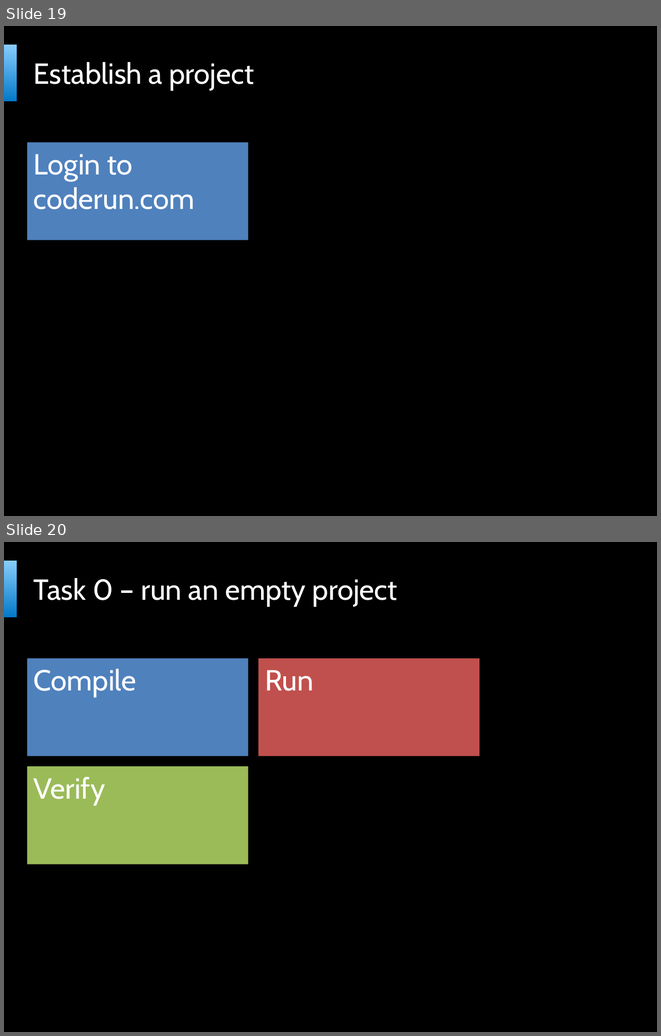
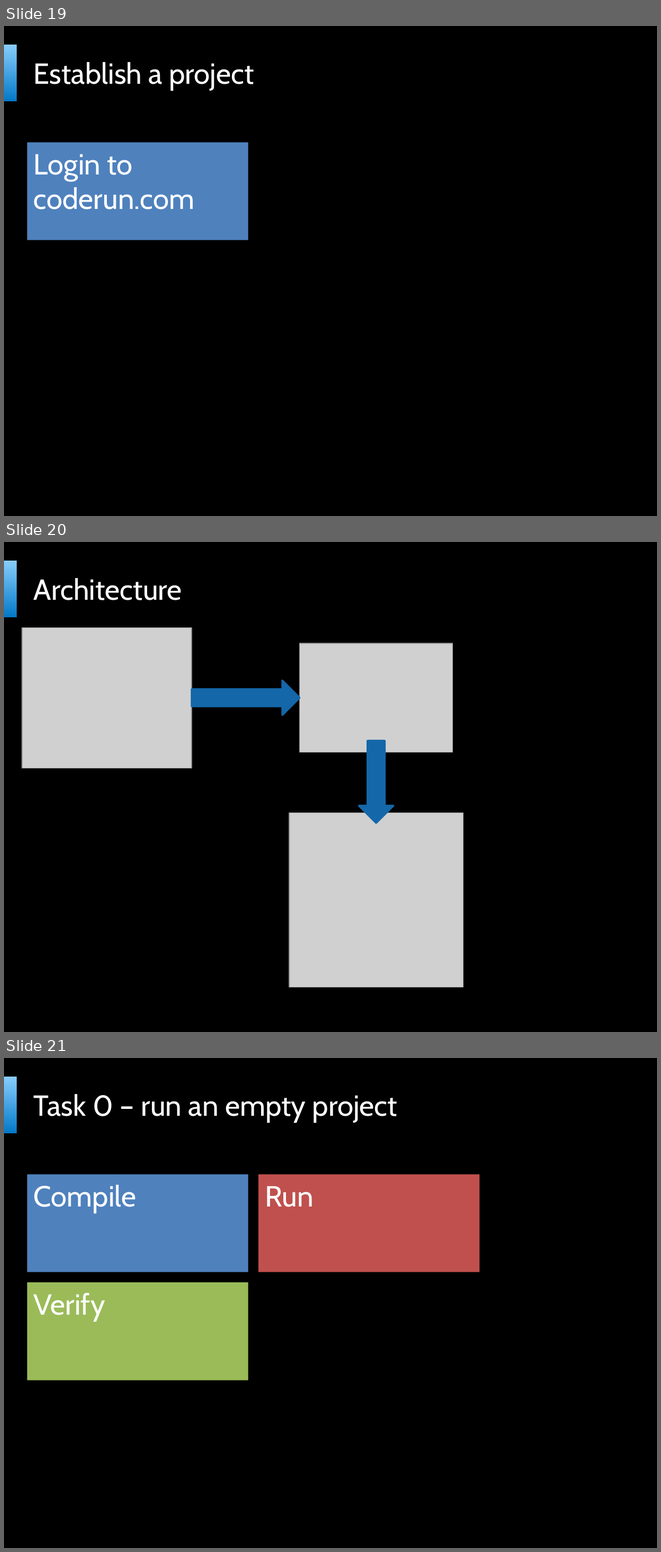
Before and after one commit to bartekwasielak/Presentation, a slide deck: Programming Made Easy.pptx. Shown one above the other, each under a label of ours: slides 19 and 20 before the commit, slides 19, 20 and 21 after it. The pictures are 661x1036 and 661x1552 pixels, drawn with LibreOffice and Linux fonts; fonts in the diff are those of the drawing; grey boxes stand for pictures; background and template pictures are left out. Boxes give left, top, right and bottom in pixels: in the first picture for what was removed or moved away, otherwise in the second. Text is boxed around its words. In the diff, an @@ line names an element or a change of style, - is before the commit and + after.

```diff
--- a/Programming Made Easy.pptx
+++ b/Programming Made Easy.pptx
@@ slide 20 added at box(4, 542, 657, 1032), background picture (left out); not listed: 2 template elements that a slide beside it also shows @@
@@ title added at box(34, 578, 182, 600), 32 pt, text #FFFFFF @@
+Architecture
@@ picture added at box(22, 627, 192, 768) @@
@@ picture added at box(300, 643, 452, 752) @@
@@ right arrow added at box(192, 680, 299, 715), fill #1467A9, outline #1467A9 2 pt @@
@@ down arrow added at box(359, 741, 393, 823), fill #1467A9, outline #1467A9 2 pt @@
@@ picture added at box(289, 813, 464, 987) @@
@@ what was slide 20 is now slide 21 @@
```
Also in this commit, not shown: 1 slide changed, 8 other slides added, 3 other files.
